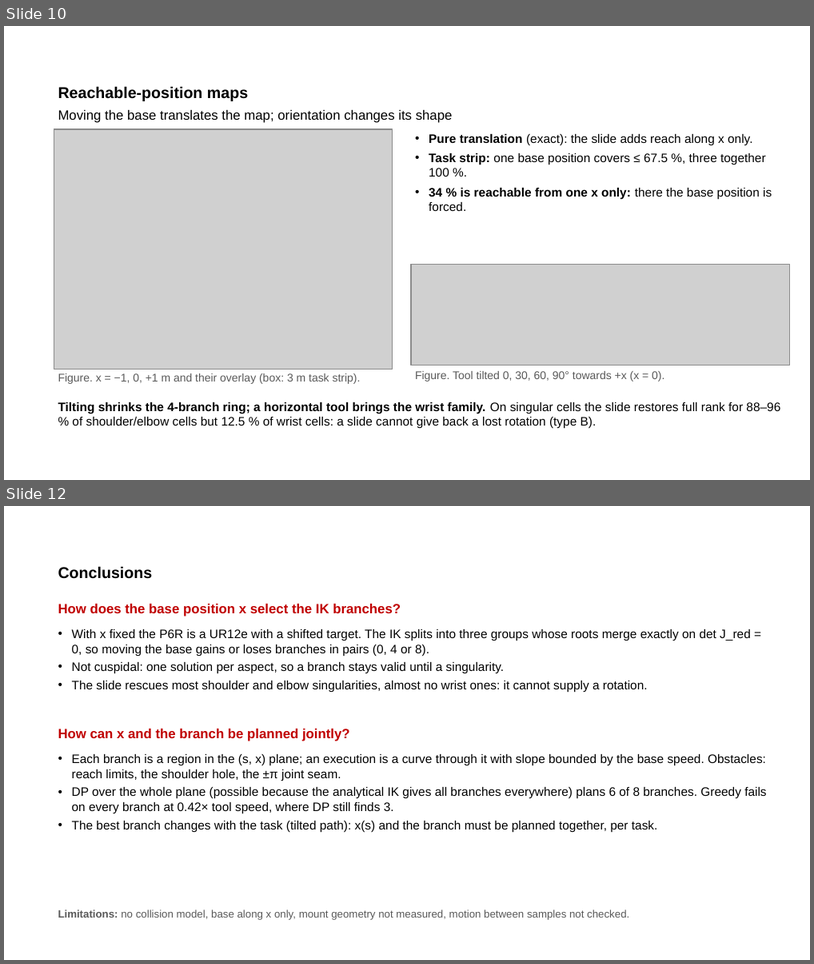
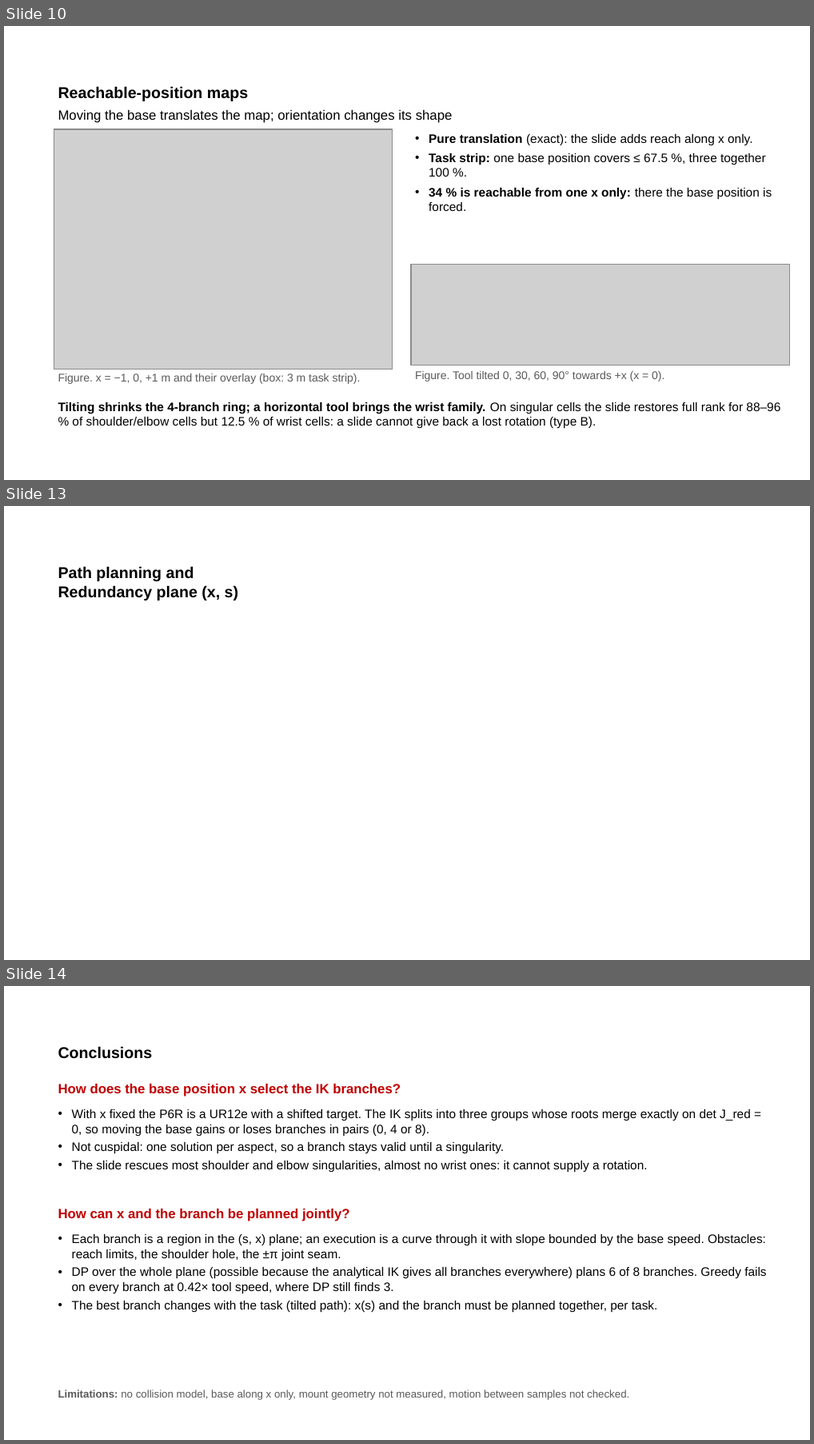
Before and after one commit to wenqian157/p6r_planner, a slide deck: results/presentation/P6R_presentation_complete.pptx. Shown one above the other, each under a label of ours: slides 10 and 12 before the commit, slides 10, 13 and 14 after it; the slides between them are not shown. The pictures are 814x964 and 814x1444 pixels, drawn with LibreOffice and Linux fonts; fonts in the diff are those of the drawing; grey boxes stand for pictures. Boxes give left, top, right and bottom in pixels: in the first picture for what was removed or moved away, otherwise in the second. Text is boxed around its words. In the diff, an @@ line names an element or a change of style, - is before the commit and + after.

```diff
--- a/results/presentation/P6R_presentation_complete.pptx
+++ b/results/presentation/P6R_presentation_complete.pptx
@@ slide 13 added at [4,506,810,960], background #FFFFFF @@
@@ text added at [58,566,238,600], 14 pt, text #000000, bold @@
+Path planning and Redundancy plane (x, s)
@@ what was slide 12 is now slide 14 @@
```
Also in this commit, not shown: 1 slide changed, 1 other slide added, 5 other files.
